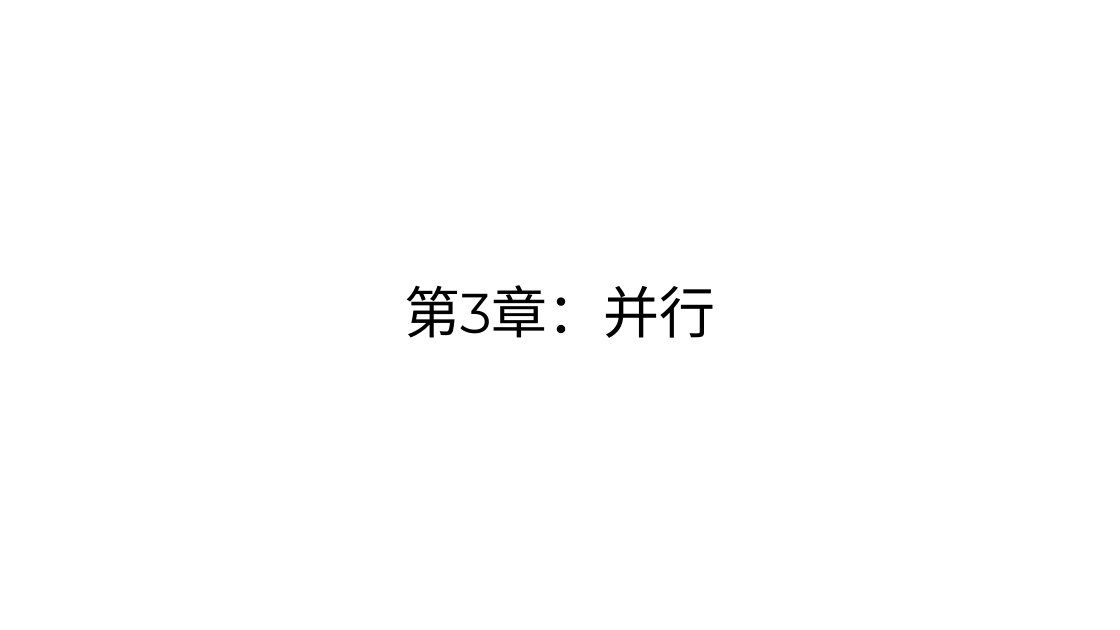
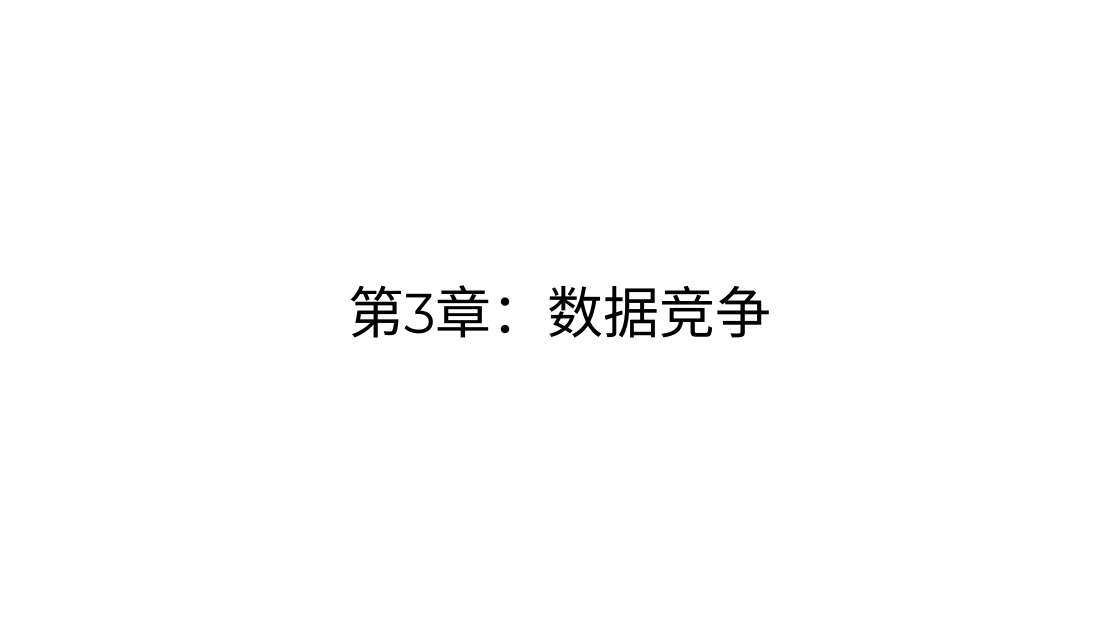
Before and after one commit to parallel101/course, a slide deck: slide 27 of 05/slides.pptx (slide 22 before the commit). Drawn at 1120x630 pixels with LibreOffice and Linux fonts; fonts in the diff are those of the drawing. Boxes give left, top, right and bottom in pixels: in the first picture for what was removed or moved away, otherwise in the second. Text is boxed around its words. In the diff, an @@ line names an element or a change of style, - is before the commit and + after.

```diff
--- a/05/slides.pptx
+++ b/05/slides.pptx
@@ title at [348, 285, 772, 338]: text changed @@
-第3章：并行
+第3章：数据竞争
```
Also in this commit, not shown: 3 other slides changed, 10 slides added, 22 other files.
